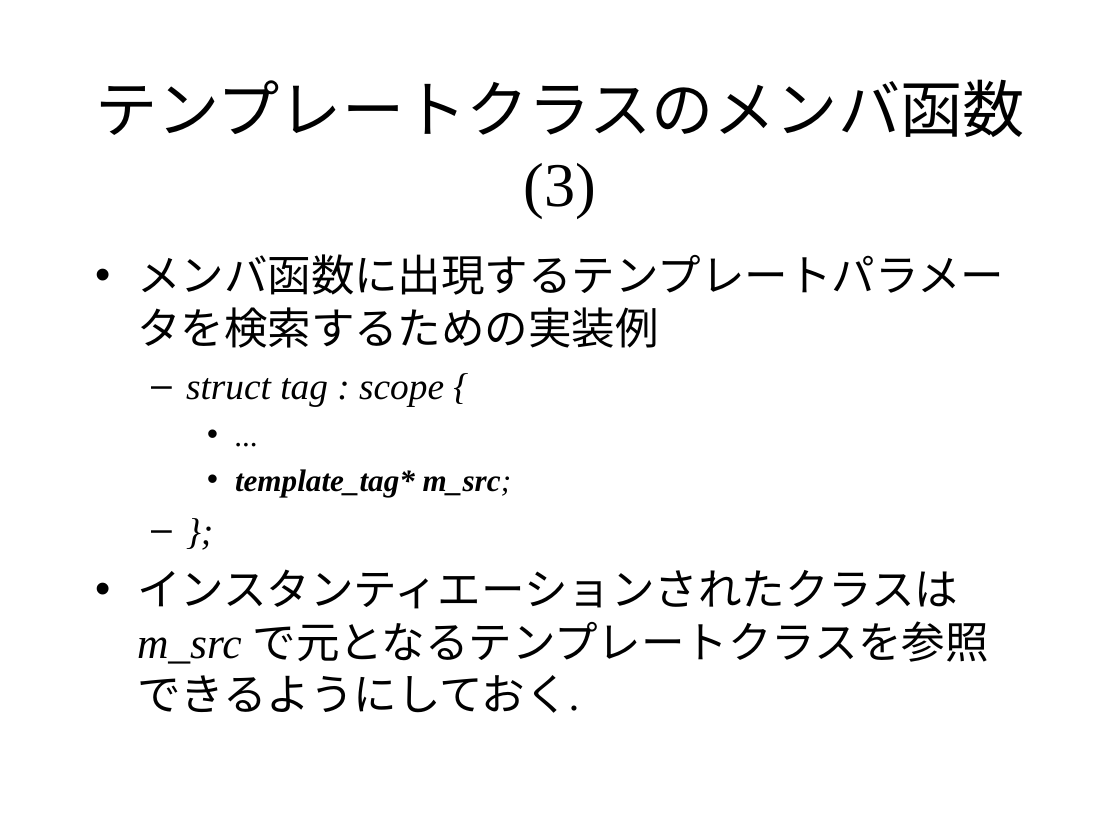
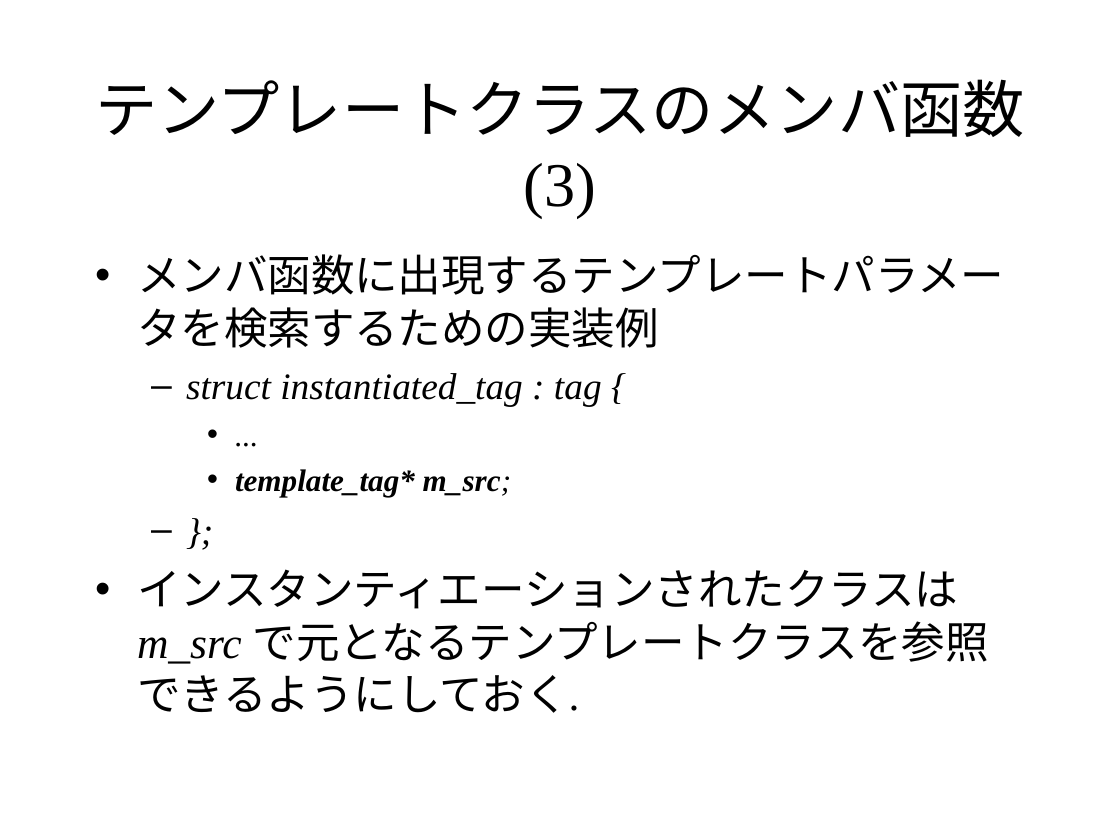
Before and after one commit to KeiHasegawa/cxx_doc, a slide deck: slide 8 of 14_template_parse.ppt. Drawn at 1120x840 pixels with LibreOffice and Linux fonts; fonts in the diff are those of the drawing. Boxes give left, top, right and bottom in pixels: in the first picture for what was removed or moved away, otherwise in the second. Text is boxed around its words. In the diff, an @@ line names an element or a change of style, - is before the commit and + after.

```diff
--- a/14_template_parse.ppt
+++ b/14_template_parse.ppt
@@ text at (186, 373, 602, 406): text changed @@
-  – struct tag : scope {
+  – struct instantiated_tag : tag {
```
Also in this commit, not shown: 1 other slide changed, 3 other files.
